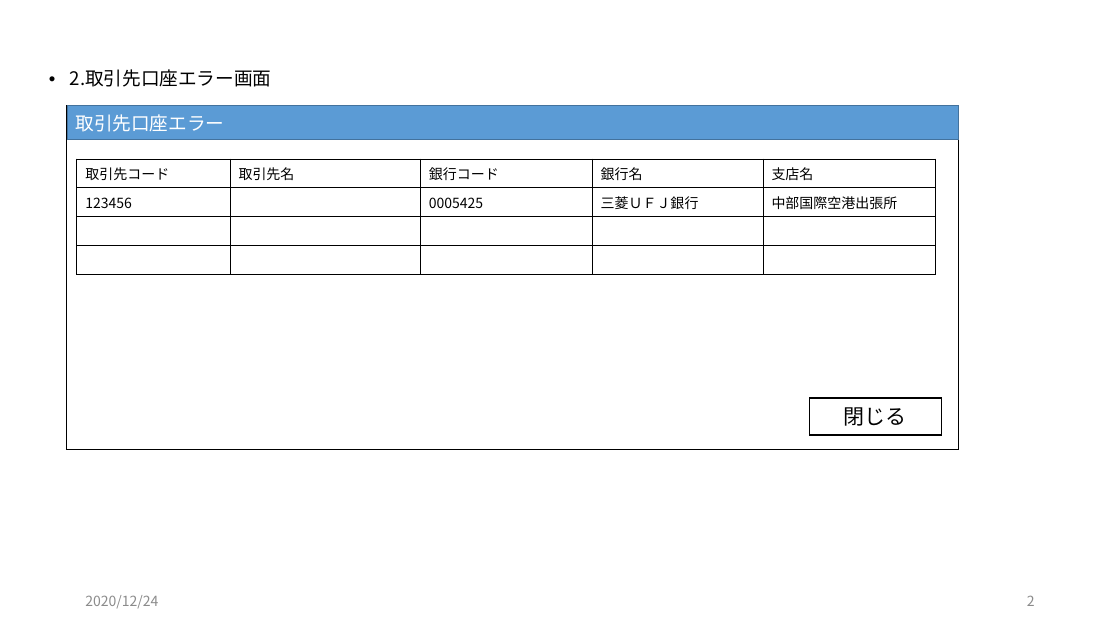
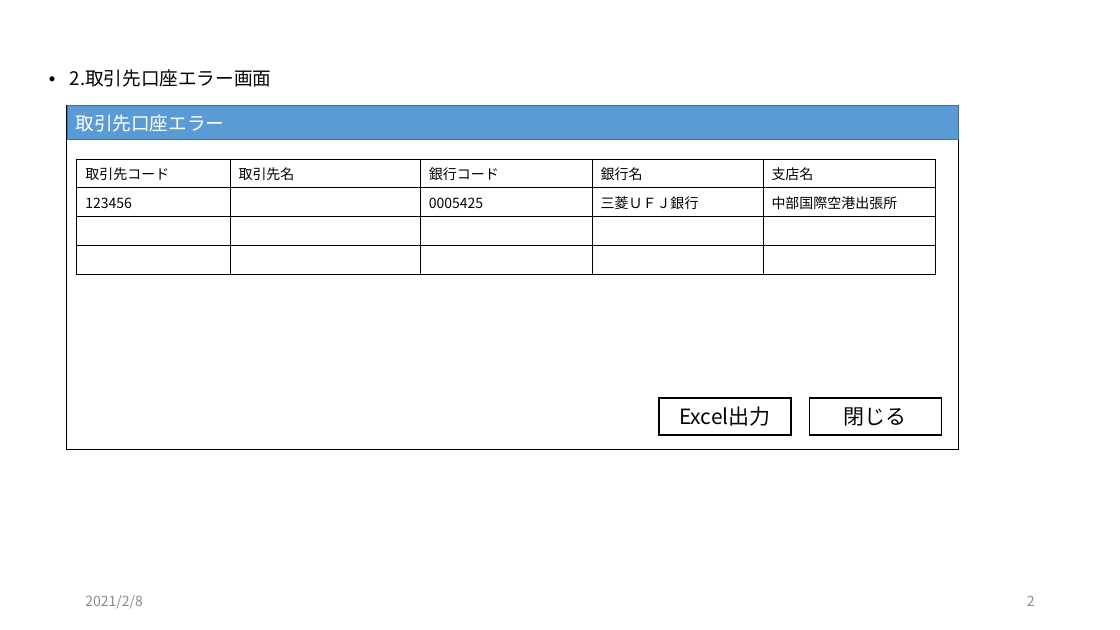
Before and after one commit to zaimuVB/zaimu, a slide deck: slide 2 of Doc/2.UI/銀行ダウンロード/画面イメージ（銀行ダウンロード）.pptx. Drawn at 1120x630 pixels with LibreOffice and Linux fonts; fonts in the diff are those of the drawing. Boxes give left, top, right and bottom in pixels: in the first picture for what was removed or moved away, otherwise in the second. Text is boxed around its words. In the diff, an @@ line names an element or a change of style, - is before the commit and + after.

```diff
--- a/Doc/2.UI/銀行ダウンロード/画面イメージ（銀行ダウンロード）.pptx
+++ b/Doc/2.UI/銀行ダウンロード/画面イメージ（銀行ダウンロード）.pptx
@@ rectangle added at box(659, 398, 791, 435), outline #000000 1.5 pt, 18 pt, text #000000 @@
+Excel出力
@@ text at box(85, 595, 143, 608): text changed @@
-2020/12/24
+2021/2/8
```
Also in this commit, not shown: 2 other slides changed, 4 other files.
